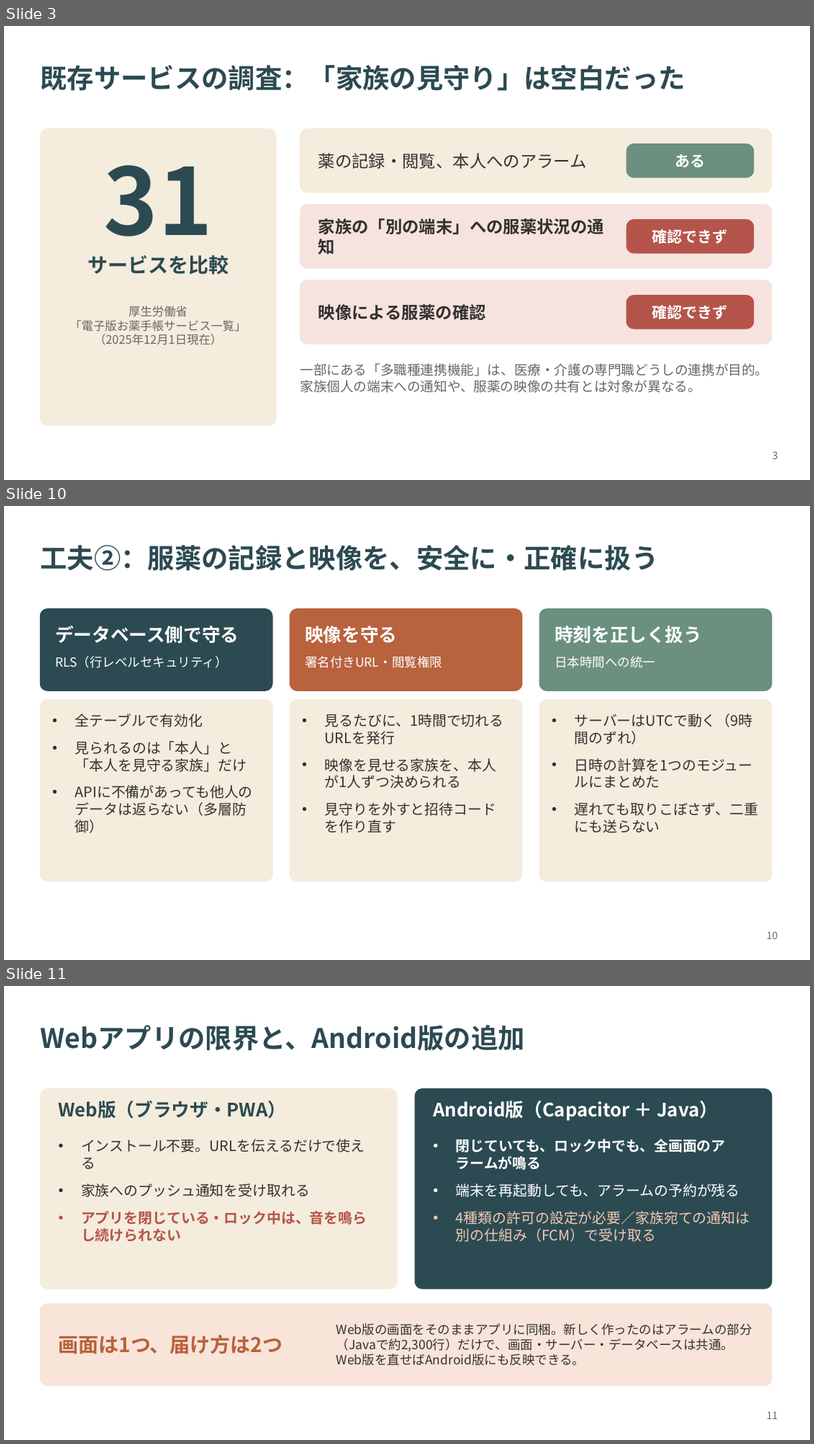
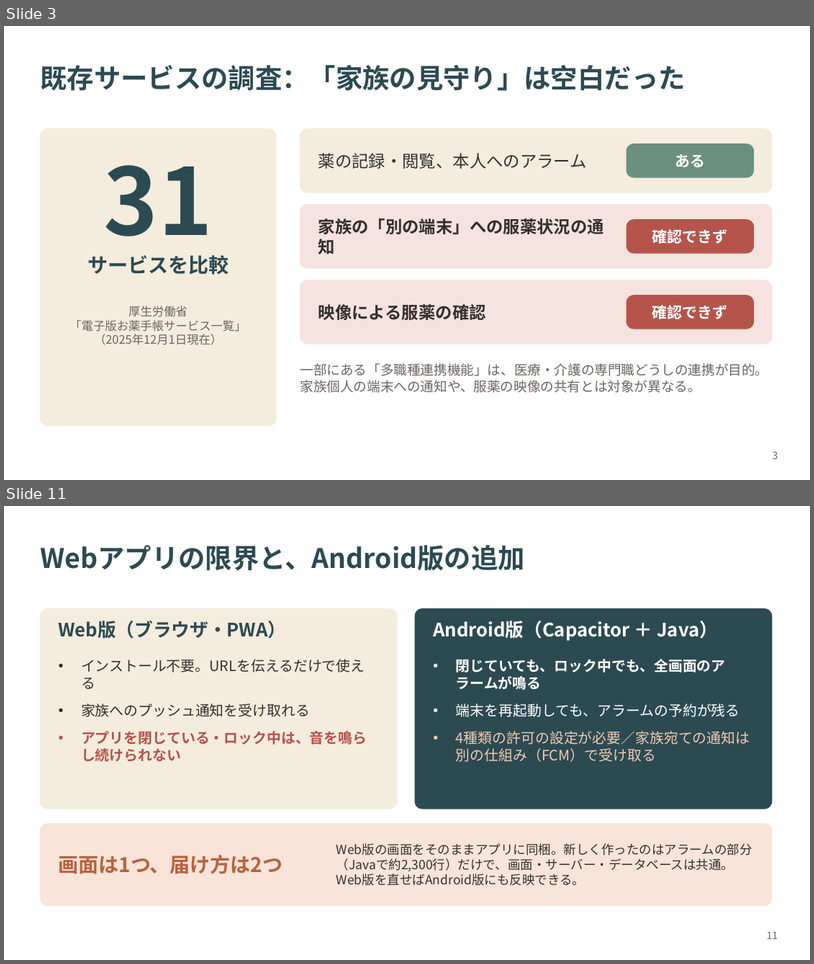
Before and after one commit to zono-NISHI/medi-watch, a slide deck: docs/卒論(参考資料)/最新の卒論、要旨、パワポ/2370354_西薗正彦_卒業論文発表.pptx. Shown one above the other, each under a label of ours: slides 3, 10 and 11 before the commit, slides 3 and 11 after it; the slides between them are not shown. The pictures are 814x1444 and 814x964 pixels, drawn with LibreOffice and Linux fonts; fonts in the diff are those of the drawing. Boxes give left, top, right and bottom in pixels: in the first picture for what was removed or moved away, otherwise in the second. Text is boxed around its words. In the diff, an @@ line names an element or a change of style, - is before the commit and + after.

```diff
--- a/docs/卒論(参考資料)/最新の卒論、要旨、パワポ/2370354_西薗正彦_卒業論文発表.pptx
+++ b/docs/卒論(参考資料)/最新の卒論、要旨、パワポ/2370354_西薗正彦_卒業論文発表.pptx
@@ slide 10 removed at (4, 506, 810, 960), background #FFFFFF @@
@@ title removed at (40, 545, 658, 571) @@
-工夫②：服薬の記録と映像を、安全に・正確に扱う
@@ rounded rectangle removed at (40, 609, 273, 690) @@
@@ rounded rectangle removed at (290, 609, 522, 690) @@
@@ rounded rectangle removed at (540, 609, 772, 690) @@
@@ text removed at (55, 626, 239, 644) @@
-データベース側で守る
@@ text removed at (305, 626, 397, 644) @@
-映像を守る
@@ text removed at (555, 626, 702, 643) @@
-時刻を正しく扱う
@@ text removed at (55, 656, 228, 668) @@
-RLS（行レベルセキュリティ）
@@ text removed at (305, 656, 442, 668) @@
-署名付きURL・閲覧権限
@@ text removed at (555, 656, 656, 668) @@
-日本時間への統一
@@ rounded rectangle removed at (40, 700, 273, 881) @@
@@ rounded rectangle removed at (290, 700, 522, 881) @@
@@ rounded rectangle removed at (540, 700, 772, 881) @@
@@ text removed at (75, 713, 247, 833) @@
-• 全テーブルで有効化
-• 見られるのは「本人」と「本人を見守る家族」だけ
-• APIに不備があっても他人のデータは返らない（多層防御）
@@ text removed at (325, 713, 504, 833) @@
-• 見るたびに、1時間で切れるURLを発行
-• 映像を見せる家族を、本人が1人ずつ決められる
-• 見守りを外すと招待コードを作り直す
@@ text removed at (575, 713, 759, 833) @@
-• サーバーはUTCで動く（9時間のずれ）
-• 日時の計算を1つのモジュールにまとめた
-• 遅れても取りこぼさず、二重にも送らない
@@ page number removed at (767, 931, 779, 939) @@
-10
```
Also in this commit, not shown: 3 slides changed, 5 slides added, 5 other slides removed, 4 other files.
